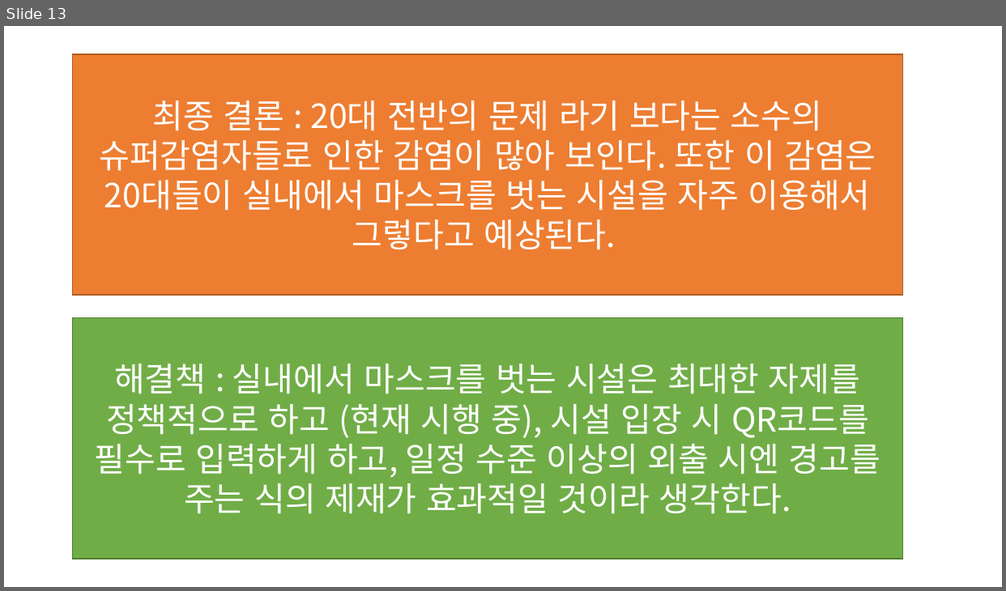
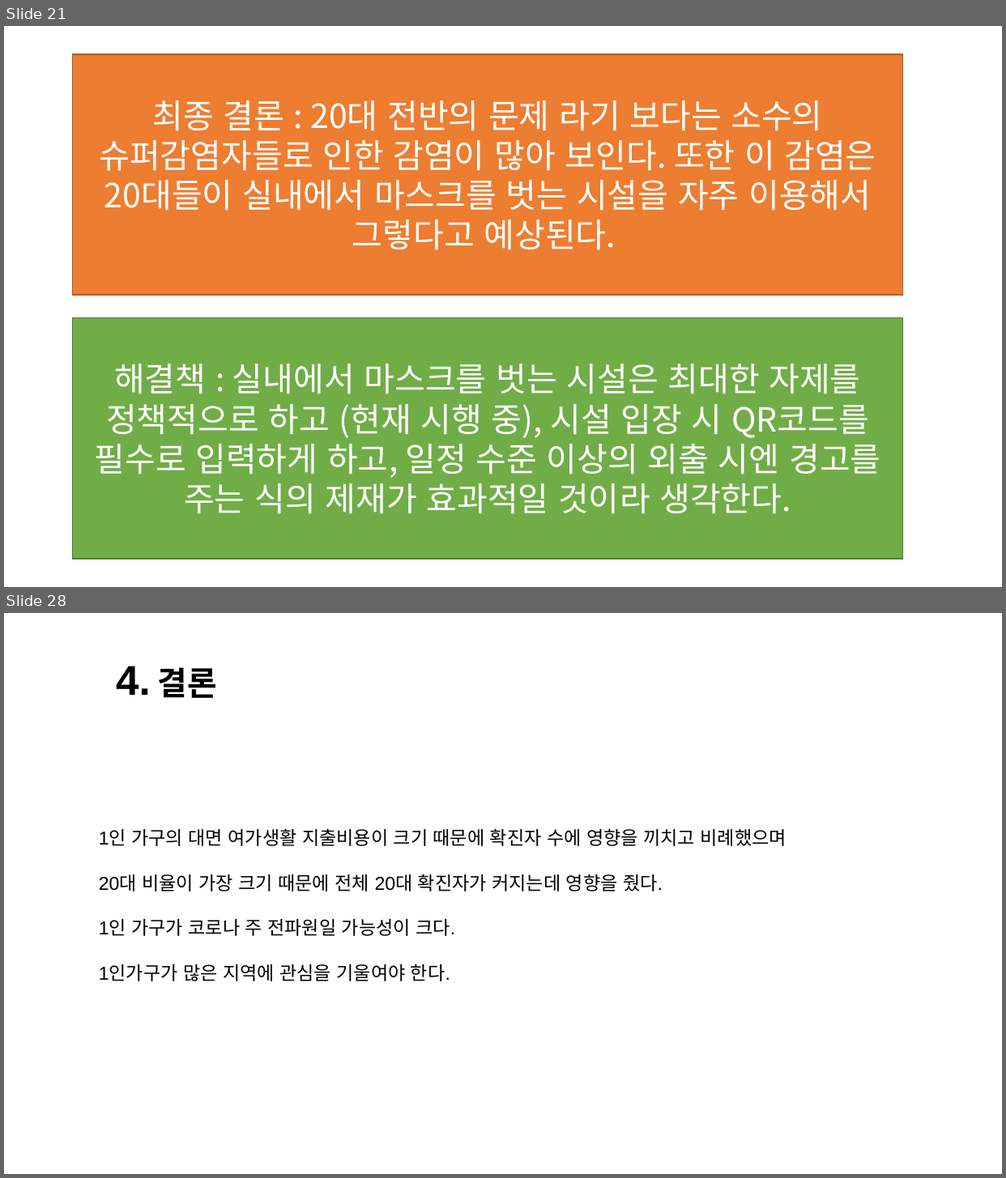
Before and after one commit to JooEHyeon/CORONA19_data_analysis, a slide deck: 최종합본.pptx. Shown one above the other, each under a label of ours: slide 13 before the commit, slides 21 and 28 after it; the slides between them are not shown. The pictures are 1006x591 and 1006x1178 pixels, drawn with LibreOffice and Linux fonts; fonts in the diff are those of the drawing. Boxes give left, top, right and bottom in pixels: in the first picture for what was removed or moved away, otherwise in the second. Text is boxed around its words. In the diff, an @@ line names an element or a change of style, - is before the commit and + after.

```diff
--- a/최종합본.pptx
+++ b/최종합본.pptx
@@ slide 28 added at [4,613,1002,1174], background #FFFFFF @@
@@ text added at [116,666,217,698], 40 pt, text #000000, bold @@
+4. 결론
@@ text added at [99,828,786,982], 18 pt, text #000000 @@
+1인 가구의 대면 여가생활 지출비용이 크기 때문에 확진자 수에 영향을 끼치고 비례했으며
+20대 비율이 가장 크기 때문에 전체 20대 확진자가 커지는데 영향을 줬다.
+1인 가구가 코로나 주 전파원일 가능성이 크다.
+1인가구가 많은 지역에 관심을 기울여야 한다.
@@ what was slide 13 is now slide 21 @@
```
Also in this commit, not shown: 11 slides changed, 14 other slides added.
